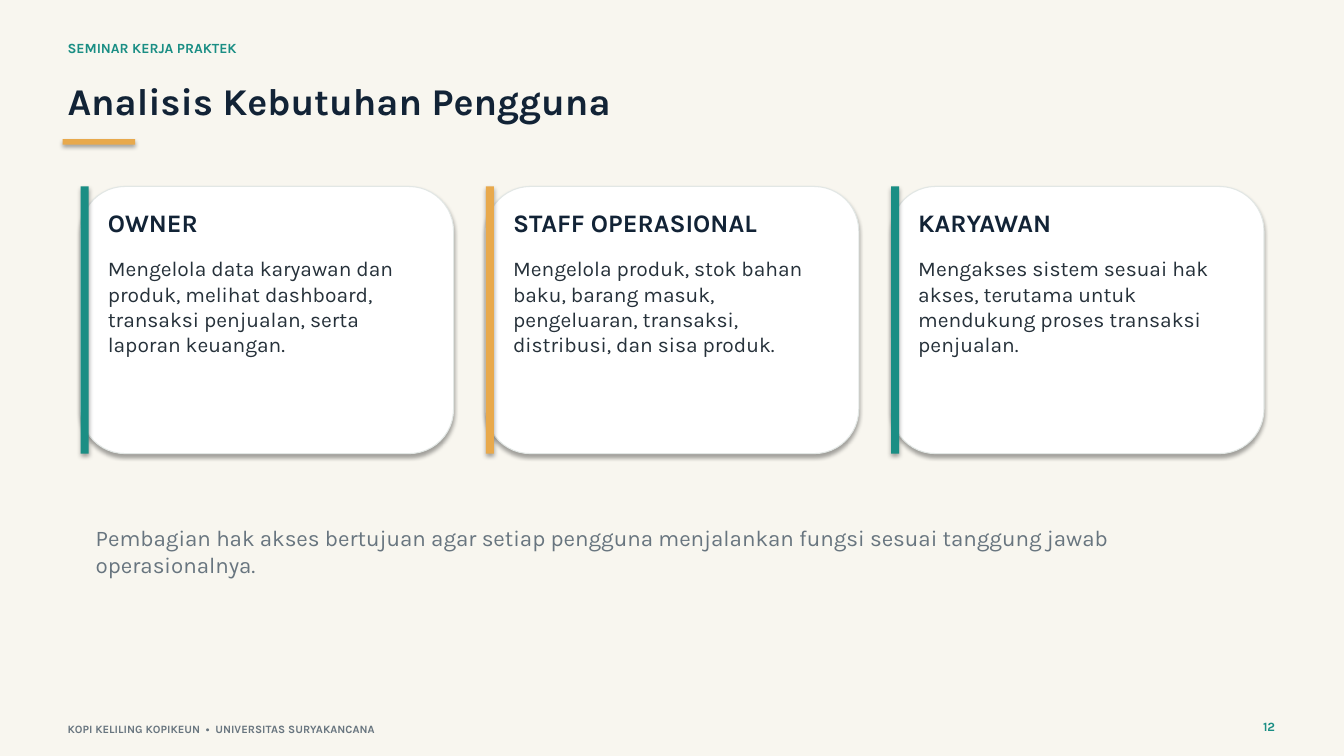
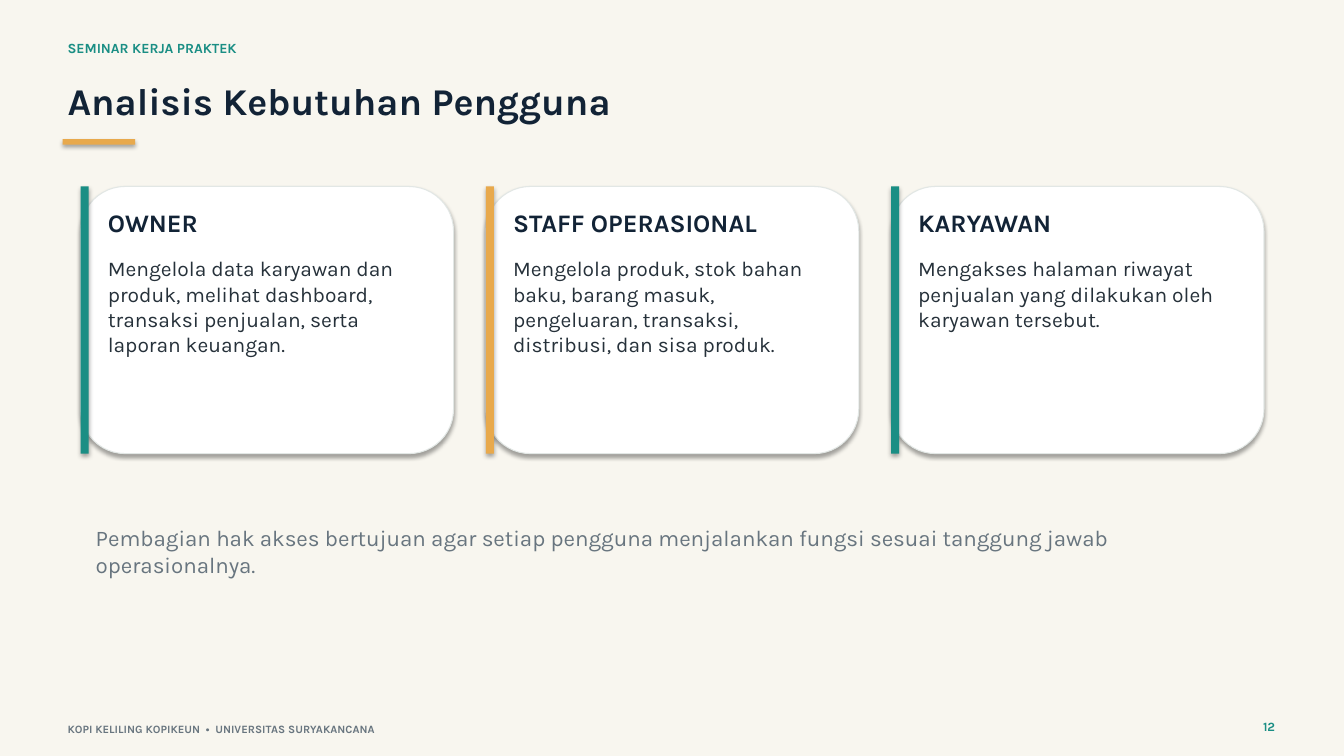
Before and after one commit to agisna0106/KP, a slide deck: slide 13 of Presentasi_Seminar_KP_KopiKeun.pptx [Repaired] [Autosaved].pptx (slide 12 before the commit). Drawn at 1344x756 pixels with LibreOffice and Linux fonts; fonts in the diff are those of the drawing. Boxes give left, top, right and bottom in pixels: in the first picture for what was removed or moved away, otherwise in the second. Text is boxed around its words. In the diff, an @@ line names an element or a change of style, - is before the commit and + after.

```diff
--- a/Presentasi_Seminar_KP_KopiKeun.pptx [Repaired] [Autosaved].pptx
+++ b/Presentasi_Seminar_KP_KopiKeun.pptx [Repaired] [Autosaved].pptx
@@ text at (918,261,1213,332): text changed @@
-Mengakses sistem sesuai hak akses, terutama untuk mendukung proses transaksi penjualan.
+Mengakses halaman riwayat penjualan yang dilakukan oleh karyawan tersebut.
```
Also in this commit, not shown: 3 other slides changed, 1 slide added.
